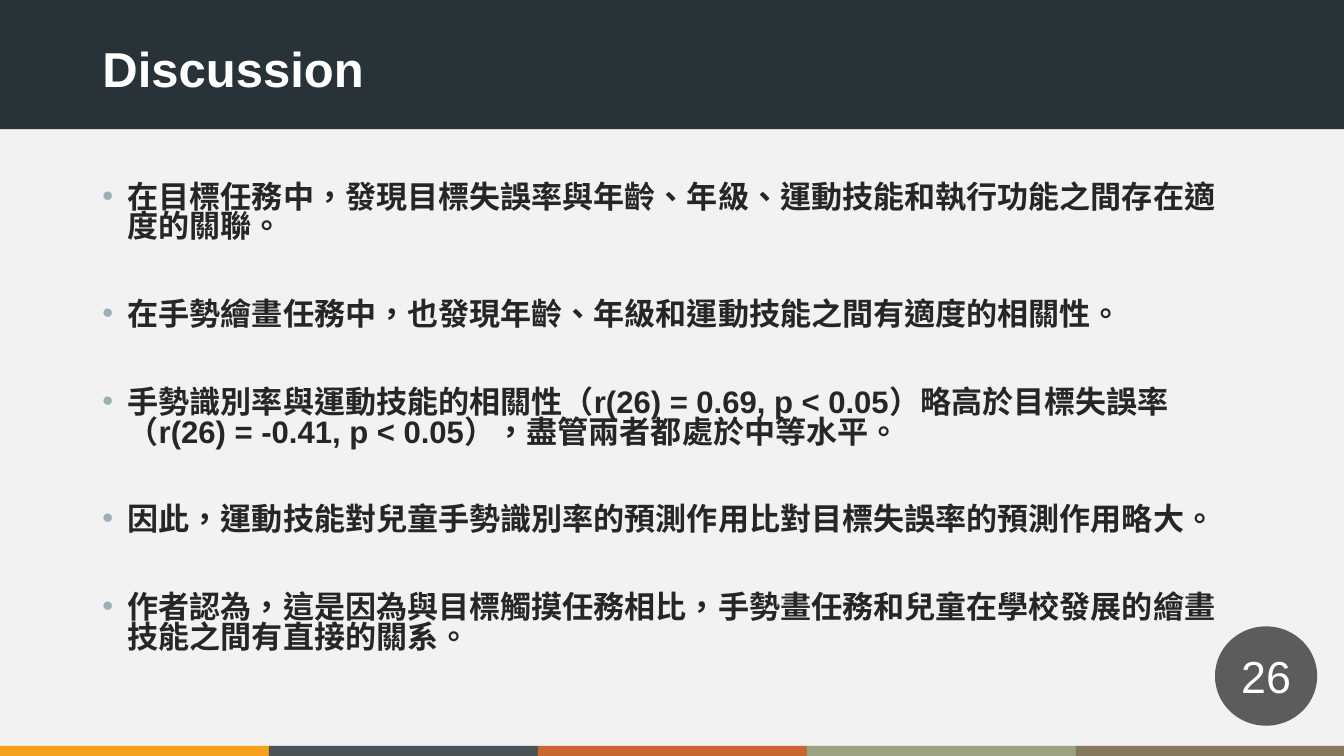
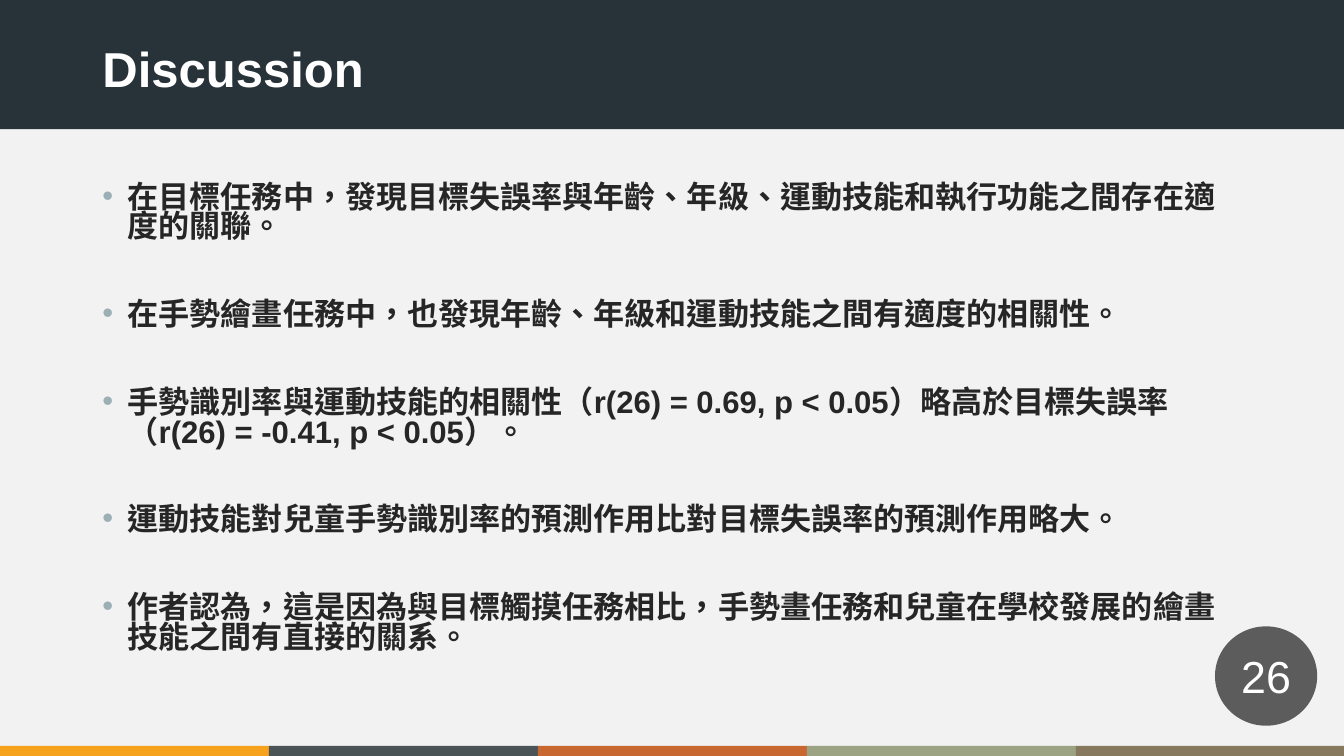
Before and after one commit to crkteam/school, a slide deck: slide 26 of 我的論文/2021-9-26報告內容/2021-9-27.pptx. Drawn at 1344x756 pixels with LibreOffice and Linux fonts; fonts in the diff are those of the drawing. Boxes give left, top, right and bottom in pixels: in the first picture for what was removed or moved away, otherwise in the second. Text is boxed around its words. In the diff, an @@ line names an element or a change of style, - is before the commit and + after.

```diff
--- a/我的論文/2021-9-26報告內容/2021-9-27.pptx
+++ b/我的論文/2021-9-26報告內容/2021-9-27.pptx
@@ text at (128,386,1169,533): text changed @@
-• 手勢識別率與運動技能的相關性（r(26) = 0.69, p < 0.05）略高於目標失誤率（r(26) = -0.41, p < 0.05），盡管兩者都處於中等水平。
-• 因此，運動技能對兒童手勢識別率的預測作用比對目標失誤率的預測作用略大。
+• 手勢識別率與運動技能的相關性（r(26) = 0.69, p < 0.05）略高於目標失誤率（r(26) = -0.41, p < 0.05）。
+• 運動技能對兒童手勢識別率的預測作用比對目標失誤率的預測作用略大。
```
Also in this commit, not shown: 2 other slides changed, 1 slide added, 3 slides removed, 2 other files.
